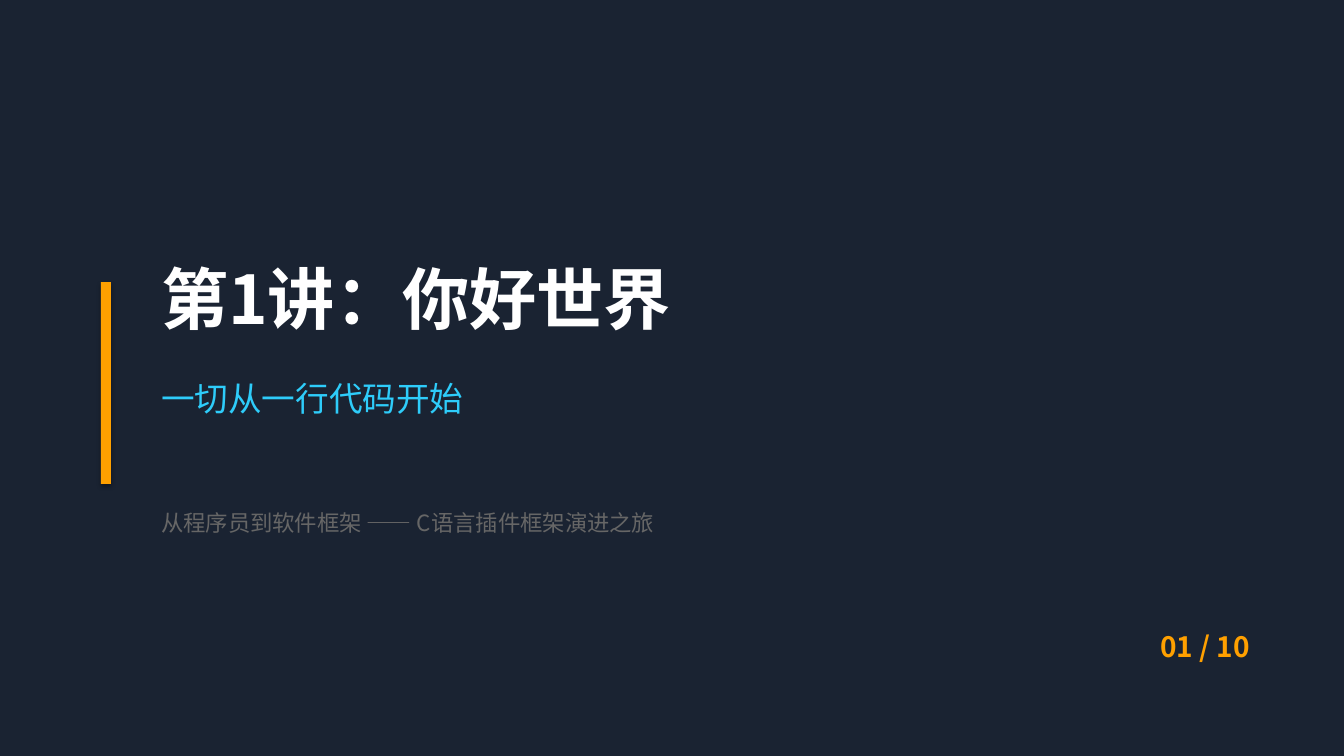
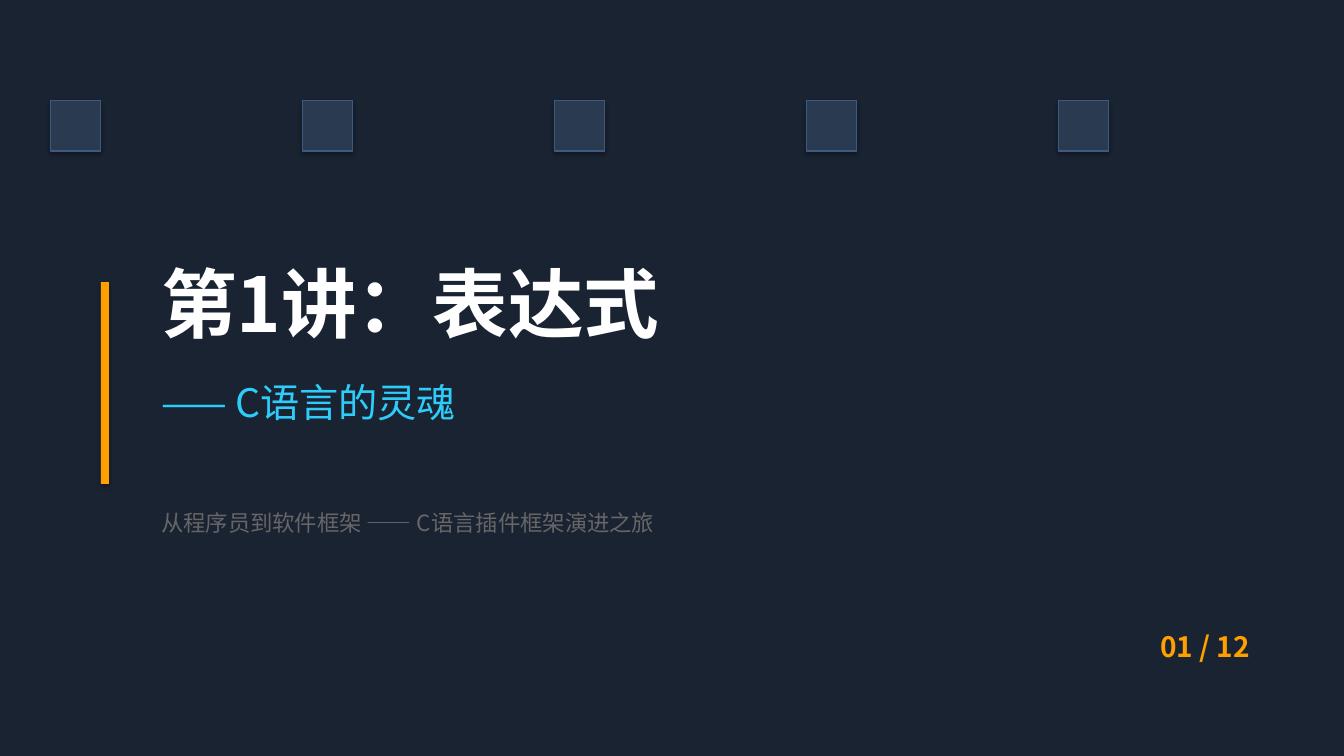
Before and after one commit to dll/cpsf, a slide deck: slide 1 of 01_你好世界/docs/课件.pptx. Drawn at 1344x756 pixels with LibreOffice and Linux fonts; fonts in the diff are those of the drawing. Boxes give left, top, right and bottom in pixels: in the first picture for what was removed or moved away, otherwise in the second. Text is boxed around its words. In the diff, an @@ line names an element or a change of style, - is before the commit and + after.

Commit message:
upgrade: 第1阶段全面升级V2
- 主题从'你好世界'升级为'表达式 —— C语言的灵魂'
- 新增C语言简史（1972年、Dennis Ritchie、贝尔实验室、UNIX）
- 深度解析表达式概念（5种表达式类型、万物皆表达式）
- 新增UML风格层次结构图（表达式→语句→函数→程序）
- 新增UML活动图风格编译流程图
- 增加C语言江湖地位介绍
- 幽默语言风格（冷知识、骚操作）
- 视频重新生成（突出表达式+C语言诞生+UML背景）
- PPT升级到13页（时间线、层次图、活动图）
- 思考题精简为4道更有深度的思辨题

```diff
--- a/01_你好世界/docs/课件.pptx
+++ b/01_你好世界/docs/课件.pptx
@@ rectangle added at bbox=[50, 101, 101, 151], fill #2A3A50, outline #3D5A80 1 pt @@
@@ rectangle added at bbox=[302, 101, 353, 151], fill #2A3A50, outline #3D5A80 1 pt @@
@@ rectangle added at bbox=[555, 101, 605, 151], fill #2A3A50, outline #3D5A80 1 pt @@
@@ rectangle added at bbox=[807, 101, 857, 151], fill #2A3A50, outline #3D5A80 1 pt @@
@@ rectangle added at bbox=[1059, 101, 1109, 151], fill #2A3A50, outline #3D5A80 1 pt @@
@@ text at bbox=[161, 267, 659, 339]: text changed; size 48 to 54 pt @@
-第1讲：你好世界
+第1讲：表达式
@@ text at bbox=[235, 384, 456, 421]: text changed; size 24 to 28 pt @@
-一切从一行代码开始
+—— C语言的灵魂
@@ text at bbox=[1160, 636, 1250, 658]: text changed @@
-01 / 10
+01 / 12
```
Also in this commit, not shown: 8 other slides changed, 4 slides added, 2 slides removed, 5 other files.
